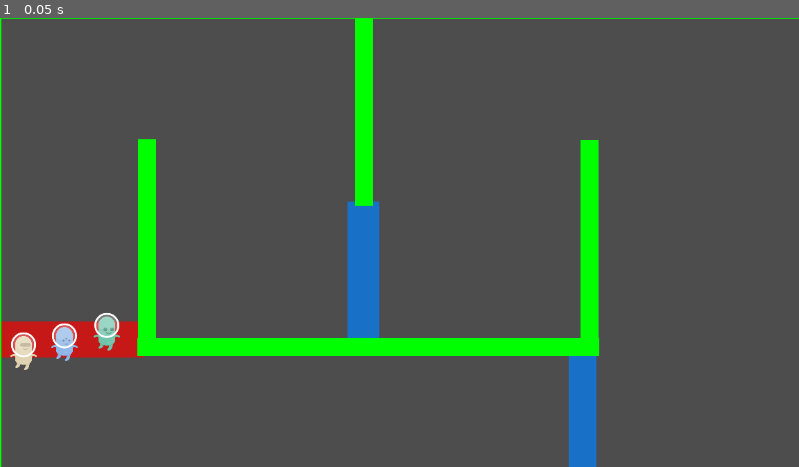
Above: before the commit, frame 1.
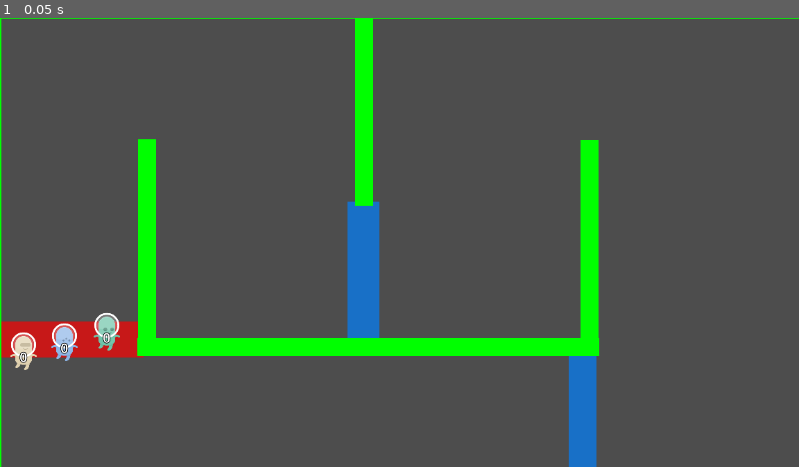
Above: after the commit, the same moment.

Repository: pgrenon1/champain
Game: Godot game, scene res://assets/scenes/race_1.tscn
Two runs of this game, one before a commit and one after it. Both use one fixed random seed, a clock stepped at 60 frames per second and the inputs below.
Inputs:
- Up to frame 1 (0.05 s): no input

The runs differ from the first frame. In frame 1, less than 0.1% of the frame differs, in the area x 2-14%, y 69-77%.
Error before the commit: Invalid access to property or key 'scale' on a base object of type 'null instance'. (res://assets/scripts/player_controller.gd:27)

Commit message:
Player debug display

Diff:
--- a/godot/champain/assets/scenes/player.tscn
+++ b/godot/champain/assets/scenes/player.tscn
@@ -16,7 +16,12 @@
 [sub_resource type="CircleShape2D" id="CircleShape2D_7ghod"]
 radius = 253.18
 
-[node name="Player" type="RigidBody2D" node_paths=PackedStringArray("_sprite")]
+[sub_resource type="LabelSettings" id="LabelSettings_oip06"]
+font_size = 56
+outline_size = 11
+outline_color = Color(0, 0, 0, 1)
+
+[node name="Player" type="RigidBody2D" node_paths=PackedStringArray("_sprite", "_label")]
 physics_material_override = SubResource("PhysicsMaterial_p470m")
 gravity_scale = 0.0
 can_sleep = false
@@ -27,7 +32,8 @@
 spray_max_impulse = 400
 spray_max_force = 1200
 spray_max_duration = 1.5
-_sprite = NodePath("")
+_sprite = NodePath("Sprite2D")
+_label = NodePath("Label")
 metadata/_edit_group_ = true
 
 [node name="Sprite2D" type="Sprite2D" parent="."]
@@ -44,3 +50,13 @@
 [node name="debug" type="Sprite2D" parent="."]
 texture = ExtResource("8_0givg")
 offset = Vector2(50, 0)
+
+[node name="Label" type="Label" parent="."]
+offset_left = -7.0
+offset_top = -4.0
+offset_right = 33.0
+offset_bottom = 73.0
+scale = Vector2(0.341535, 0.341535)
+label_settings = SubResource("LabelSettings_oip06")
+horizontal_alignment = 1
+autowrap_mode = 2
--- a/godot/champain/assets/scripts/player_controller.gd
+++ b/godot/champain/assets/scripts/player_controller.gd
@@ -12,6 +12,7 @@
 
 @export var player_id = 0
 @export var _sprite: Sprite2D
+@export var _label: Label
 var _original_scale
 @export var use_mouse = false
 var _spray_timer = 0.0
@@ -25,6 +26,7 @@
 
 func _ready() -> void:
 	_original_scale = _sprite.scale
+	_label.text = str(_shake_count)
 	pass
 
 func _process(delta: float) -> void:
@@ -48,10 +50,8 @@
 		direction = position - get_viewport().get_mouse_position()
 		direction = direction.normalized()
 
-		if !_is_spraying and Input.is_action_just_pressed("shake" + str(player_id+1))\
-		and _shake_count < spray_shake_max_count:
-			_shake_count += 1
-			print("P" + str(player_id) + ": " + str(_shake_count) + "shakes")
+		if !_is_spraying and Input.is_action_just_pressed("shake" + str(player_id+1)):
+			_shake()
 
 		if !_is_spraying and Input.is_action_just_pressed("move" + str(player_id+1)):
 			_start_spraying(direction)
@@ -59,9 +59,7 @@
 		direction = -Vector2.from_angle(player_pointing_angle)
 
 		if !_is_spraying and ControllerManager.instance.get_shake_down(player_id):
-			if _shake_count < spray_shake_max_count:
-				_shake_count += 1
-				print("P" + str(player_id) + ": " + str(_shake_count) + "shakes")
+			_shake()
 
 		if !_is_spraying and ControllerManager.instance.get_pop_down(player_id):
 			_start_spraying(direction)
@@ -71,11 +69,17 @@
 		apply_force(direction * _spray_force)
 		if _spray_timer <= 0:
 			_is_spraying = false
+			_label.text = str(_shake_count)
+
+func _shake():
+	if _shake_count < spray_shake_max_count:
+		_shake_count += 1
+		_label.text = str(_shake_count)
 
 func _start_spraying(direction: Vector2):
 	_is_spraying = true
 	var pop_power = _shake_count/float(spray_shake_max_count)
-	print("P" + str(player_id) + " pop power: " + str(pop_power))
+	_label.text = "POP!"
 	var impulse = lerp(spray_min_impulse, spray_max_impulse, pop_power)
 	_spray_force = lerp(spray_min_force, spray_max_force, pop_power)
 	_spray_timer = lerp(spray_min_duration, spray_max_duration, pop_power)
Not shown: 1 places in godot/champain/assets/scenes/player.tscn that only renumber resources
Not shown: 1 places in godot/champain/assets/scenes/race_1.tscn that only renumber resources
